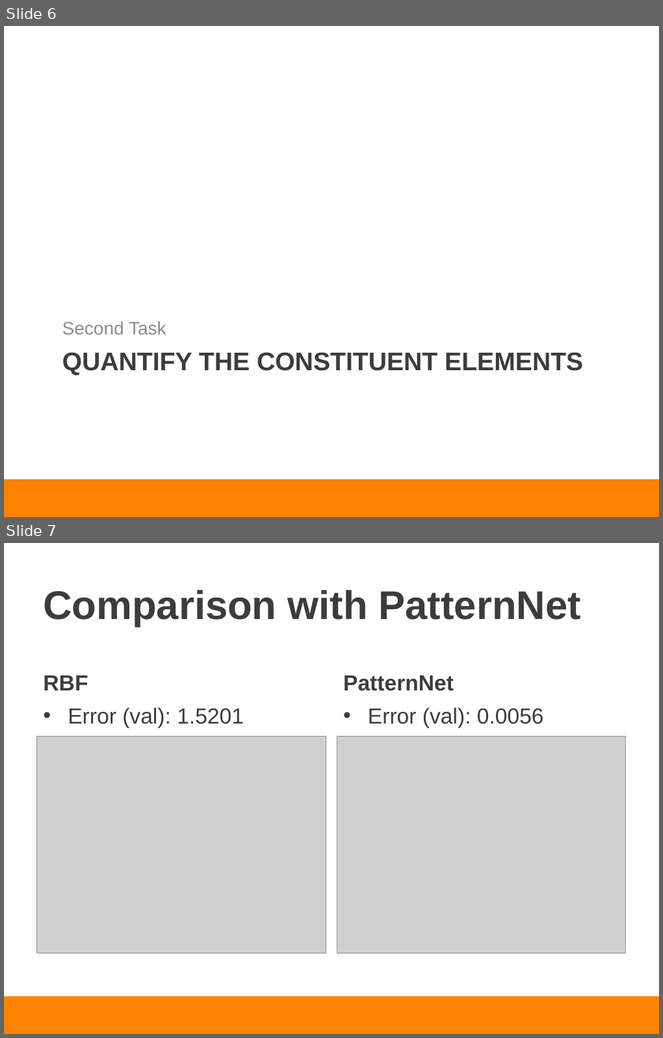
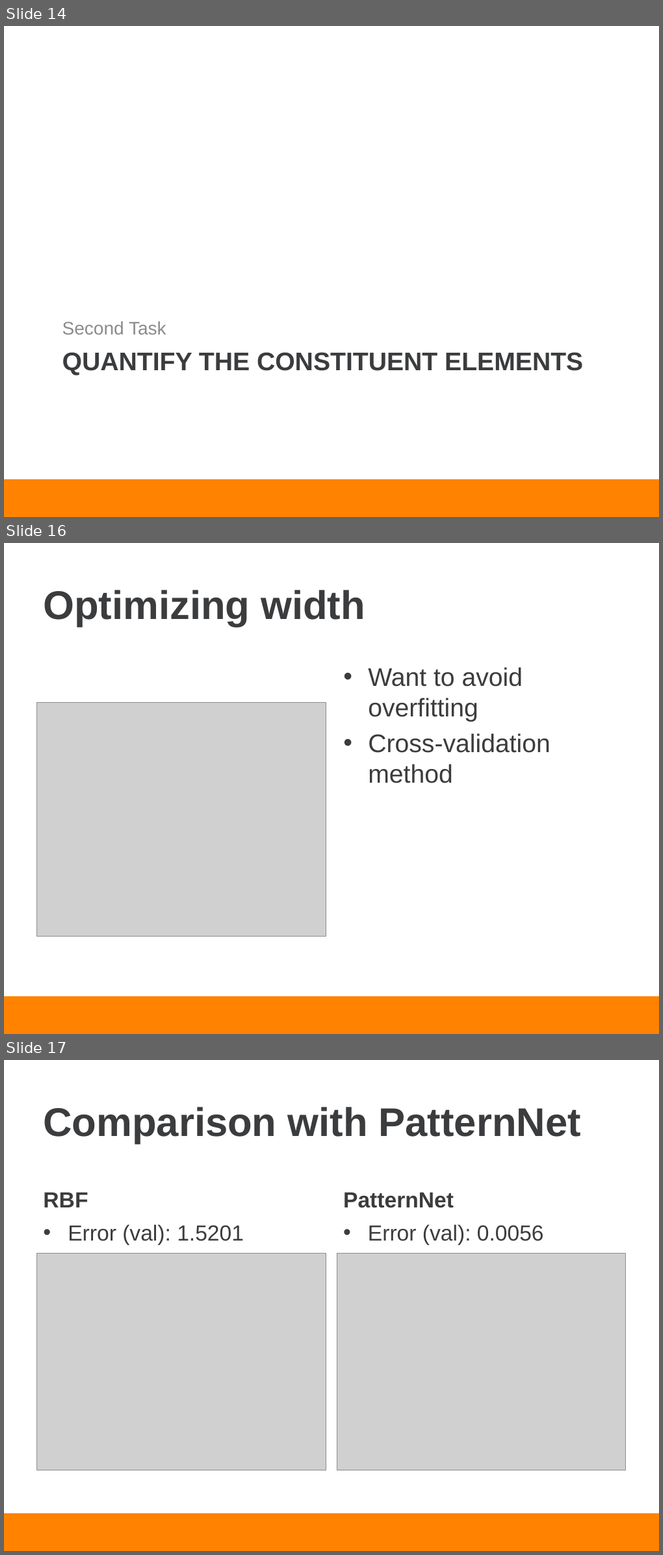
Before and after one commit to piovere/nucnotes, a slide deck: ne697neuralnetworks/project/presentation.pptx. Shown one above the other, each under a label of ours: slides 6 and 7 before the commit, slides 14, 16 and 17 after it; the slides between them are not shown. The pictures are 663x1038 and 663x1555 pixels, drawn with LibreOffice and Linux fonts; fonts in the diff are those of the drawing; grey boxes stand for pictures; background and template pictures are left out. Boxes give left, top, right and bottom in pixels: in the first picture for what was removed or moved away, otherwise in the second. Text is boxed around its words. In the diff, an @@ line names an element or a change of style, - is before the commit and + after.

```diff
--- a/ne697neuralnetworks/project/presentation.pptx
+++ b/ne697neuralnetworks/project/presentation.pptx
@@ slide 16 added at [4,543,659,1034], background #FFFFFF; not listed: 1 template element that a slide beside it also shows @@
@@ title added at [43,590,365,627], 44 pt, text #3B3C3E, bold @@
+Optimizing width
@@ text added at [368,667,551,783], 28 pt, text #3B3C3E @@
+• Want to avoid overfitting
+• Cross-validation method
@@ picture added at [36,703,326,937] @@
@@ what was slide 6 is now slide 14 @@
@@ what was slide 7 is now slide 17 @@
```
Also in this commit, not shown: 1 slide changed, 9 other slides added.
